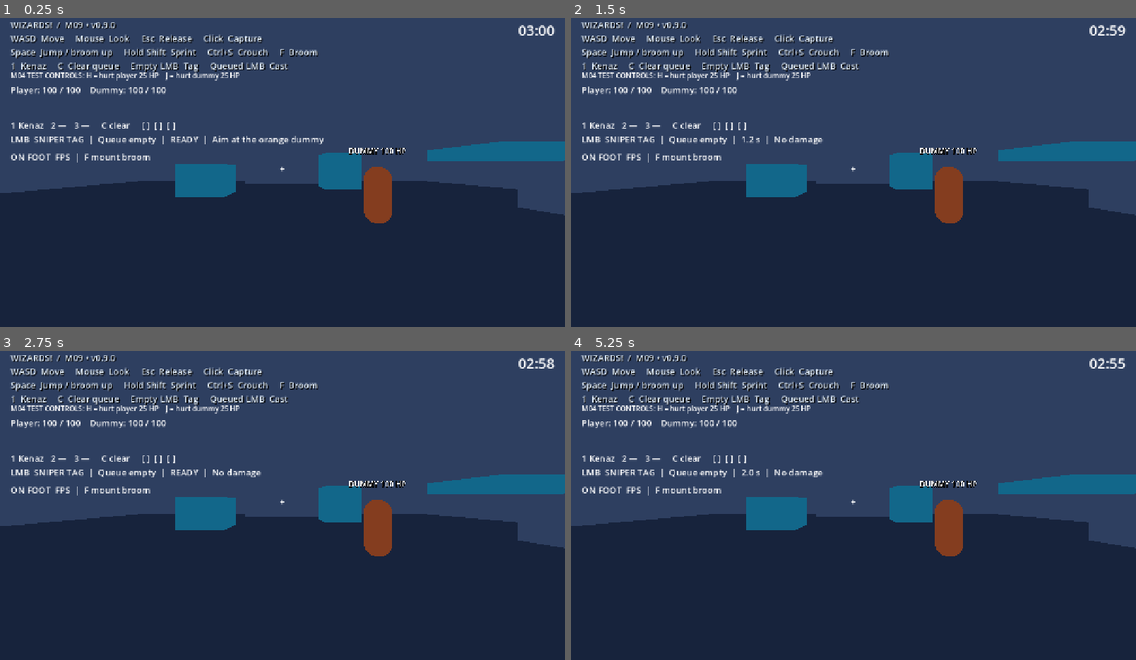
Above: before the commit, frames 1-4 (two rows, left to right).
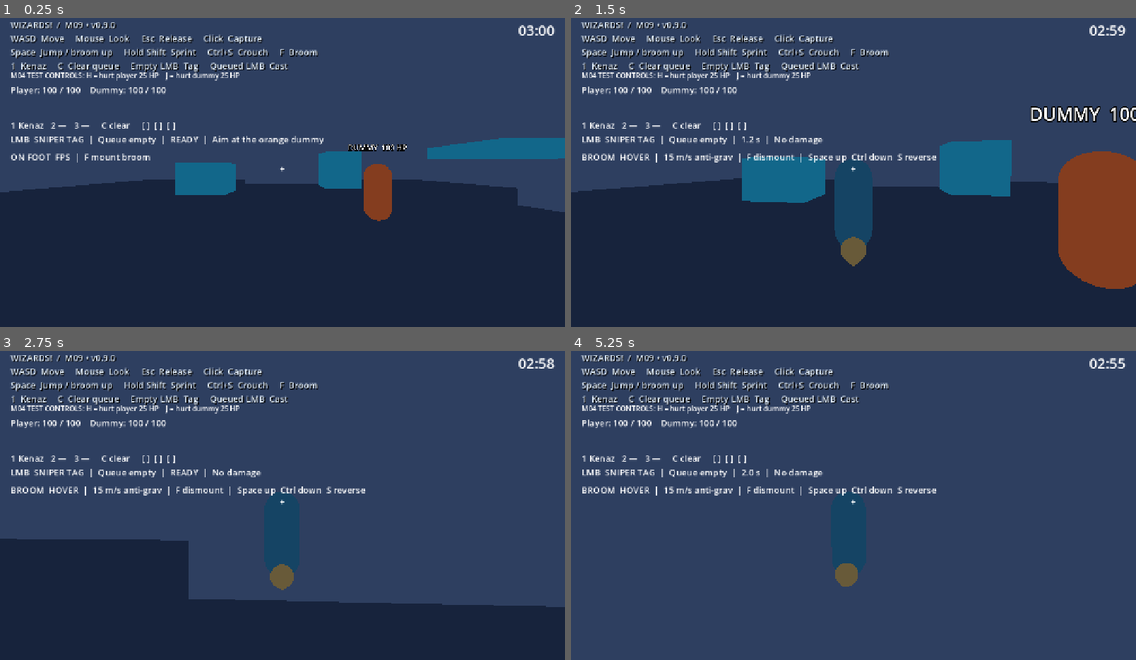
Above: after the commit, the same moments.

Repository: Addersoft/MAGICIDE-
Game: Godot game, scene res://scenes/boot/main.tscn
The game is run twice, just before and just after one commit, with the same random seed, the same clock (stepped at 60 frames per second) and the same inputs.
Inputs (mouse positions are in pixels of both pictures, inside the frame that each line leads up to):
- Up to frame 1 (0.25 s): no input
- Up to frame 2 (1.5 s): tap Enter at 0.5 s; move the mouse to (881, 166) at 0.52 s; hold Ctrl (crouch_modifier) 0.53-1.28 s; hold W (move_forward) from 0.53 s (still down); click (881, 166) at 0.67 s; tap Space (jump) at 0.77 s; move the mouse to (825, 169) at 1.27 s; tap F (mount_broom) at 1.35 s
- Up to frame 3 (2.75 s): keep holding W (move_forward); tap Space (jump) at 1.52 s; move the mouse to (293, 496) at 2.02 s; press the mouse at (293, 496) at 2.03 s
- Up to frame 4 (5.25 s): keep holding W (move_forward); move the mouse to (847, 505) at 2.77 s; release the mouse at (847, 505) at 2.78 s; tap 1 (rune_1) at 2.85 s; click (847, 505) at 2.92 s; tap Space (jump) at 3.02, 3.77, 4.52 s; move the mouse to (893, 505) at 3.52 s; hold 2 (rune_2) 3.53-4.28 s; move the mouse to (808, 496) at 4.27 s; tap 3 (rune_3) at 4.35 s; move the mouse to (859, 502) at 5.02 s; hold C (rune_clear) from 5.03 s (still down); click (859, 502) at 5.17 s

The runs differ from the first frame. In frame 1, 1.2% of the frame differs, in the area x 0-100%, y 38-67%; in frame 2, 15%; in frame 3, 24%; in frame 4, 50%, in the area x 0-100%, y 39-100%.
Error before the commit: Parse Error: Cannot infer the type of "dir" variable because the value doesn't have a set type. (res://scripts/player/player_controller.gd:70)

Commit message:
Fix untyped dir inference in player_controller slide

Diff:
--- a/scripts/player/player_controller.gd
+++ b/scripts/player/player_controller.gd
@@ -67,7 +67,7 @@
 	var planar: float = Vector2(velocity.x, velocity.z).length()
 	var moving: bool = axis.length() > 0.2 or planar > 3.5
 	if player_input.slide_requested() and is_on_floor() and moving:
-		var dir := view.horizontal_basis() * Vector3(axis.x, 0.0, axis.y)
+		var dir: Vector3 = view.horizontal_basis() * Vector3(axis.x, 0.0, axis.y)
 		if dir.length() < 0.15:
 			dir = Vector3(velocity.x, 0.0, velocity.z)
 		if dir.length() < 0.15:
